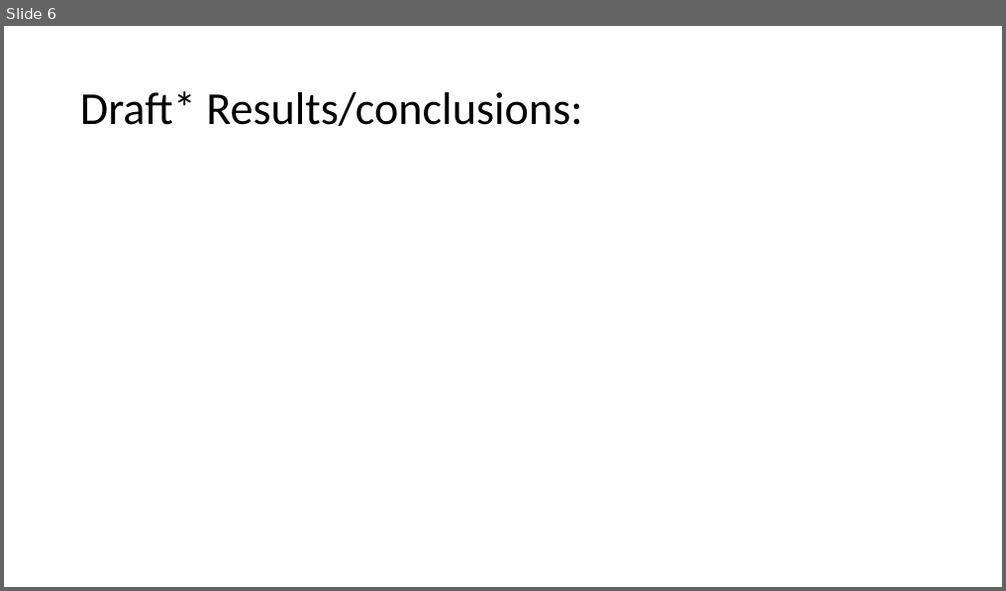
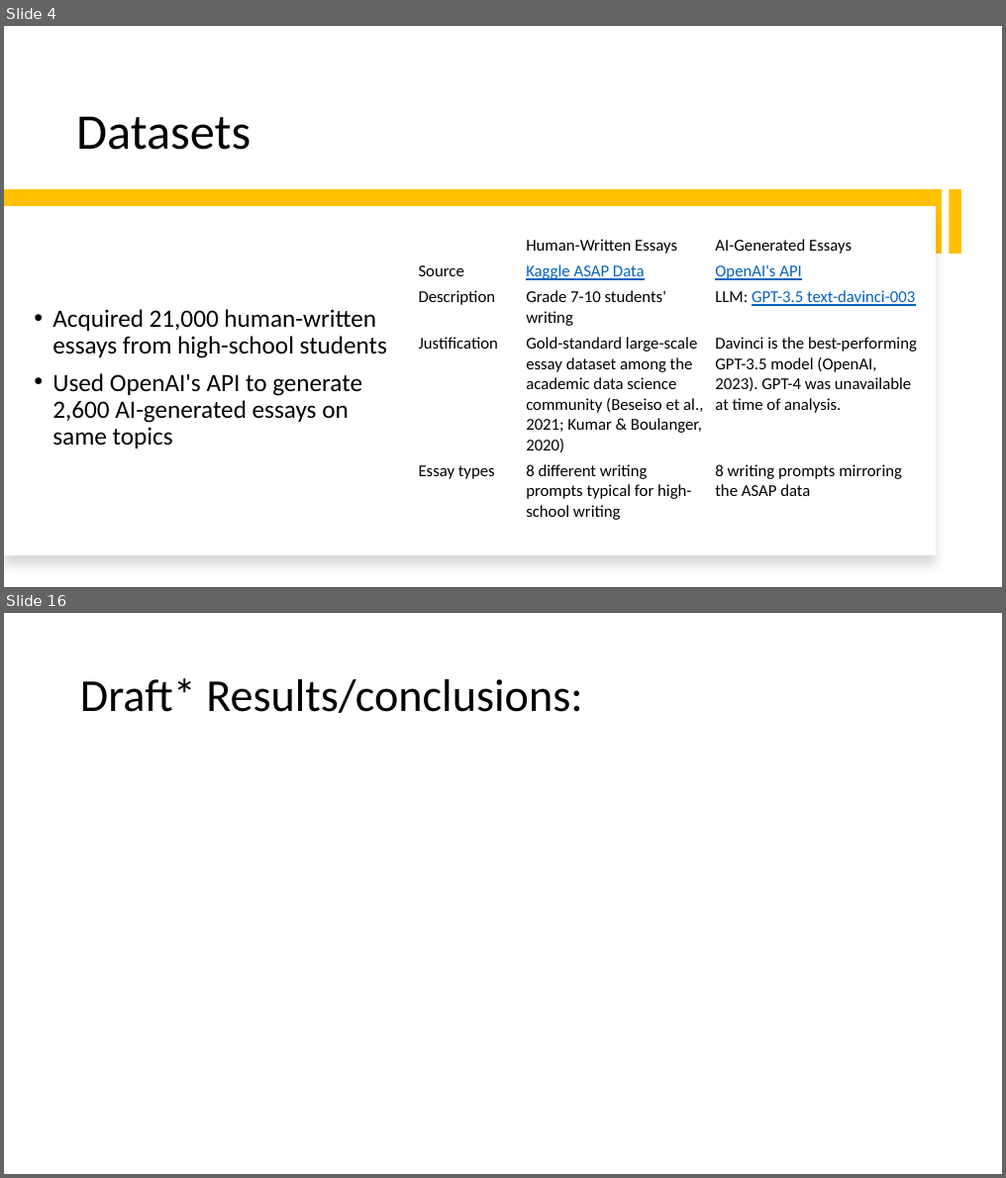
Before and after one commit to christiebarron/aiTextDetector, a slide deck: projectPlanning/project1Presentation.pptx. Shown one above the other, each under a label of ours: slide 6 before the commit, slides 4 and 16 after it; the slides between them are not shown. The pictures are 1006x591 and 1006x1178 pixels, drawn with LibreOffice and Linux fonts; fonts in the diff are those of the drawing. Boxes give left, top, right and bottom in pixels: in the first picture for what was removed or moved away, otherwise in the second. Text is boxed around its words. In the diff, an @@ line names an element or a change of style, - is before the commit and + after.

```diff
--- a/projectPlanning/project1Presentation.pptx
+++ b/projectPlanning/project1Presentation.pptx
@@ slide 4 added at (x1=4, y1=26, x2=1002, y2=587), background #FFFFFF @@
@@ title added at (x1=76, y1=116, x2=251, y2=150), 48 pt, text #000000 @@
+Datasets
@@ rectangle added at (x1=4, y1=190, x2=943, y2=254), fill #FFC000 @@
@@ rectangle added at (x1=948, y1=190, x2=961, y2=254), fill #FFC000 @@
@@ rectangle added at (x1=4, y1=206, x2=936, y2=556), fill #FFFFFF @@
@@ table added at (x1=413, y1=233, x2=926, y2=524), 5 rows, 3 columns @@
+ | Human-Written Essays | AI-Generated Essays
+Source | Kaggle ASAP Data | OpenAI's API
+Description | Grade 7-10 students' writing | LLM: GPT-3.5 text-davinci-003
+Justification | Gold-standard large-scale essay dataset among the academic data science community (Beseiso et al., 2021; Kumar & Boulanger, 2020) | Davinci is the best-performing GPT-3.5 model (OpenAI, 2023). GPT-4 was unavailable at time of analysis.
+Essay types | 8 different writing prompts typical for high-school writing | 8 writing prompts mirroring the ASAP data
@@ text added at (x1=53, y1=309, x2=387, y2=449), 24 pt, text #000000 @@
+• Acquired 21,000 human-written essays from high-school students
+• Used OpenAI's API to generate 2,600 AI-generated essays on same topics
@@ what was slide 6 is now slide 16 @@
```
Also in this commit, not shown: 4 slides changed, 10 other slides added, 1 slide removed, 13 other files.
